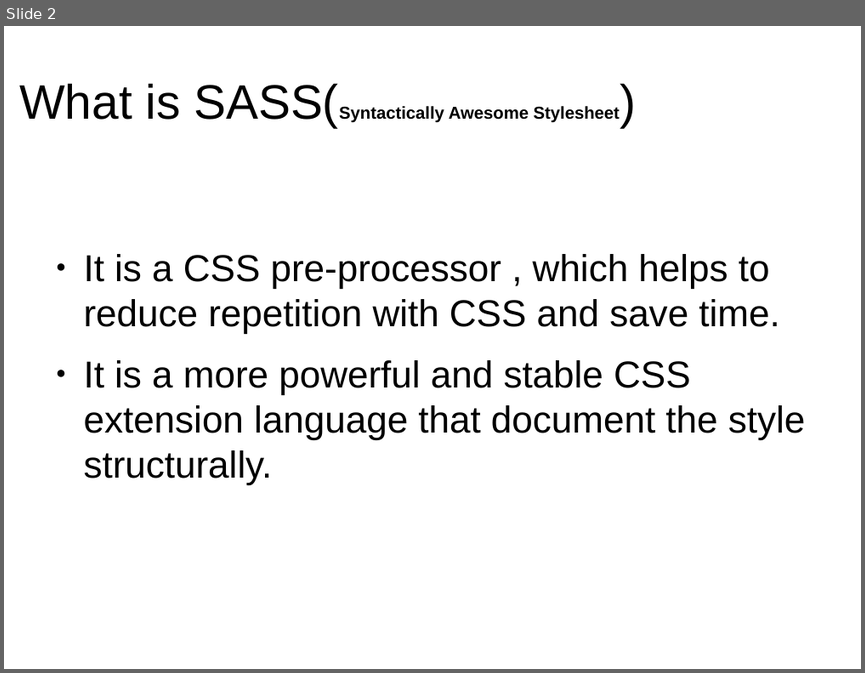
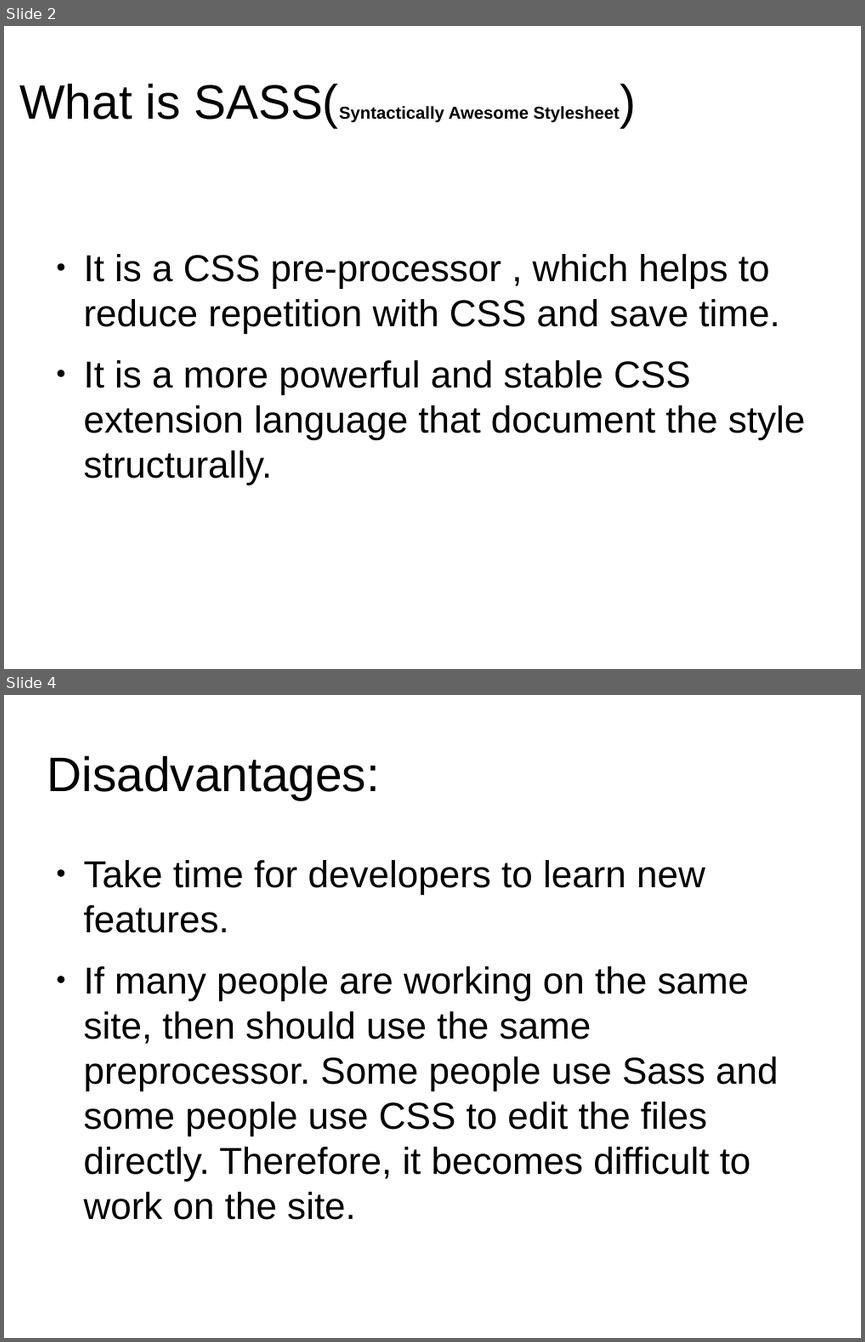
Before and after one commit to anumsh/SASS-Basics, a slide deck: SASS_basics.odp. Shown one above the other, each under a label of ours: slide 2 before the commit, slides 2 and 4 after it; the slides between them are not shown. The pictures are 865x673 and 865x1342 pixels, drawn with LibreOffice and Linux fonts; fonts in the diff are those of the drawing; background and template pictures are left out. Boxes give left, top, right and bottom in pixels: in the first picture for what was removed or moved away, otherwise in the second. Text is boxed around its words. In the diff, an @@ line names an element or a change of style, - is before the commit and + after.

Commit message:
feat: Sass features and disadvantages

```diff
--- a/SASS_basics.odp
+++ b/SASS_basics.odp
@@ slide 4 added at (x1=4, y1=695, x2=861, y2=1338), background #FFFFFF @@
@@ title added at (x1=46, y1=755, x2=380, y2=800), 44.8 pt, text #000000 @@
+Disadvantages:
@@ text added at (x1=84, y1=860, x2=778, y2=1219), 34.7 pt, text #000000 @@
+● Take time for developers to learn new features.
+● If many people are working on the same site, then should use the same preprocessor. Some people use Sass and some people use CSS to edit the files directly. Therefore, it becomes difficult to work on the site.
```
Also in this commit, not shown: 2 other slides added.
